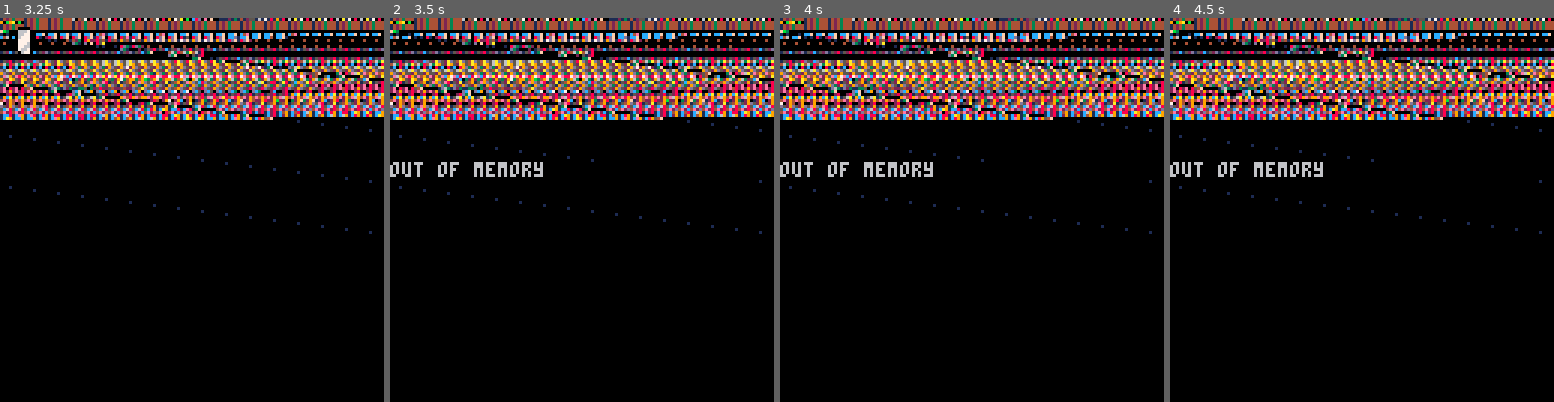
Above: before the commit, frames 1-4 (left to right).
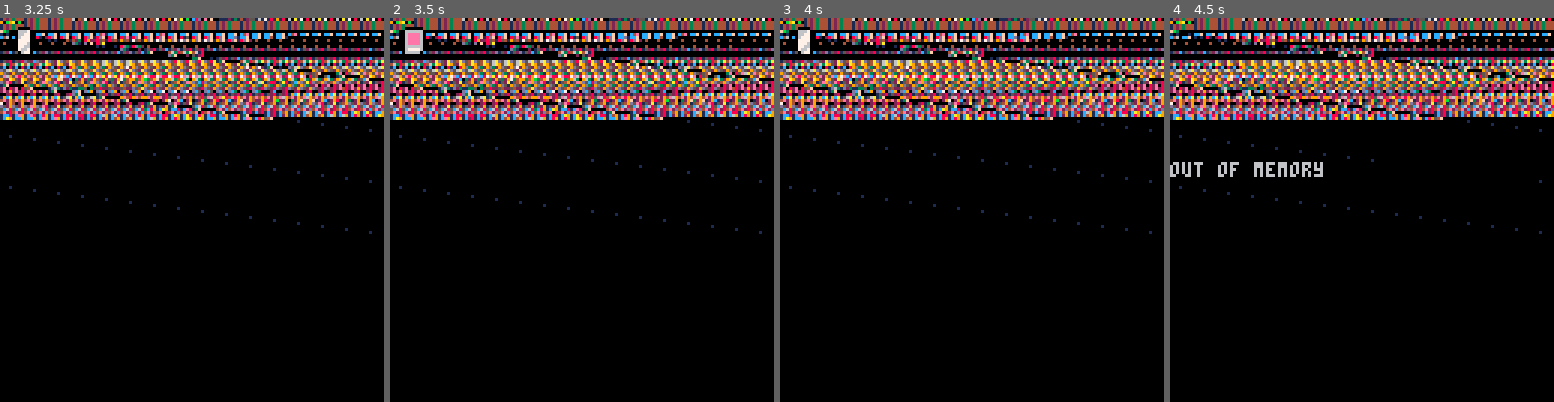
Above: after the commit, the same moments.

Repository: freds72/daggers
Game: PICO-8 cartridge carts/title.p8
Same seed, same stepped clock (60 frames per second), same inputs: the game is played once before the commit and once after it.
Inputs:
- Up to frame 1 (3.25 s): tap X (X key) at 0.33, 1.07, 1.85, 2.97 s; tap O (Z key) at 0.7, 1.7, 2.1, 2.5, 2.9 s; hold Right 1.6-2.1 s; hold Up 2.15-2.42 s; hold Right 2.47-3.03 s; hold Left from 3.08 s (still down)
- Up to frame 2 (3.5 s): keep holding Left; tap O (Z key) at 3.3 s
- Up to frame 3 (4 s): release Left at 3.58 s; hold Down 3.63-3.97 s; tap O (Z key) at 3.7 s
- Up to frame 4 (4.5 s): hold Right from 4.02 s (still down); tap X (X key) at 4.08 s; tap O (Z key) at 4.1 s

Frame 1 is identical in both runs. In frame 2, 1.1% of the frame differs, in the area x 0-91%, y 2-43%; in frame 3, 1.0%; in frame 4, nothing differs.

Commit message:
UPDATE - Add title respawn sfx

Diff:
--- a/carts/title.p8
+++ b/carts/title.p8
@@ -273,8 +273,8 @@
 
 
 __gff__
-004111d7e4fc24d08db44b16eef82df3f3fc95cf2b3123ff721003544e128685d3559880dfcc8e67e1c7bccfba7ad7a69374efa9c7e65fce5ed15b95be962c848484848484848484bcbc380020b3d12f321373609c8ea5e7f2e091f2f28e2cb7f39e0b3d7164e8939977b15d7293c885ffc6e3a5ca50924b38e122210a22492c
-a4288922bc84e36b02c1892a239967b15e549e4427fe373c21332d1249671522210a22492ca4288922bc84e36a6e9cad7167e5dd4fccb627592fe3149ff850e7c1e5abf99207e74288a1f84270115073053b49c6e2f81613333234e24f11e2227ad03929dc9e12fe245b3e4eef6fcc82bd5fbaa7e7324908836dc59c28ca9670
+0562f9091ffc0009f21001049f8382004111d7e4fc24d08db44b16eef82df3f3fc95cf2b3123ff721003544e128685d3559880dfcc8e67e1c7bccfba7ad7a69374efa9c7e65fce5ed15b95be962c848484848484848484bcbc380020b3d12f321373609c8ea5e7f2e091f2f28e2cb7f39e0b3d7164e8939977b15d7293c885ff
+c6e3a5ca50924b38e122210a22492ca4288922bc84e36b02c1892a239967b15e549e4427fe373c21332d1249671522210a22492ca4288922bc84e36a6e9cad7167e5dd4fccb627592fe3149ff850e7c1e5abf99207e74288a1f84270115073053b49c6e2f81613333234e24f11e2227ad03929dc9e12fe245b3e4eef6fcc82bd
 __map__
 fffff87fd77e9ec987722f4411bcaf12ee39ebae979e795e38e1faf1c71cf3cf3d75df9d75d7bdf49f7e0ff7f193bfcadb6dbddb6db6796c5923fff832796db6fb6db6db6db6db6db6db6db6db6dbe7379b7f0b6f57f24e76ef776f1df551f848fc212db24bdb8e3ab6af9afe289bb9394a703948e7e3a4f9642bf0ae27f5df5
 24b7f2fc7af2ee373bf3e7876ea7df8fe7d6abe7bf9af4f163f379f97e1f5ee75bba1d0a1d030a500a5294a528742943a005fcfaae3f1b2fbd753de397ebdde7f3fc6fe5f87e3f87e0fcef7cc7fe793cb6fe75b99d5e4057e43d7e1370ce9c9387e15c18f3ff1274b538579277c715f844efe7e9f9f7f84e79fcbf2e3f3ef89c
@@ -289,151 +289,151 @@
 009090909090999f068eacfdb4daf757ede3f1e293993ae3f392cfc3a4a92259d7e2924912449920ee77d68fc3f084848431212121212121010939f14ed4d38fb9fca12bf171fffed71e4afffff8d85ffef9f83ae37e36f1f8db6db6db6db6dbadb6db6dbf95b6db5d493cbe47fff3e7d35eb8eaf3cf16dddf56dd6dd6deadb6
 db6de7f1d78b6eb6df6db6de3f0bdf7ecf3bdefe7f8446f6efacfbe38fa7a8fc7a7e55f857e523f17e339e7bfc9bde7cf6ee679cd9f8fb44ef9f6bf10b1f9af2e3988be7df9113efc9d71dfe56abf6e72713f175d7ddde7f1f3af53f2927c9093f357e10a89e7e71f8ba9f873f8a71277f814eadfcff21f9ac8854ea75654893
 bafca05e78eaf3cf93f3fbce3be7f047dd7e7d71c2f18755cf7bf1b254874f389f978e5cfe1370b39eedaf2dfa0658e7a64bdc709ca88e7a7e3672543b4713f3a73a7bef3ce55bdc59f954f15c47e79a4ee54d3af8eebc024fc3d93b53f34a927ca49f9a953f32f339e3beea5adef92bbe6cebae85f49c9a9393f3c3a1f90743
-b0ea9f41d0e83a144828909c98483a00a27260c084e9e3abf84bc6939efa938e5cfe6e3a6e97fffa4eba95fffff1b0ffffc8fffff87fffe76fd0508d815e26af37bdc22a7355539aaa9ffd77139eaf6e1c71c5e1c38e38bc3871c717878bbdbf3f0ebf1bf93f31f9ceff37e6fc97f07ffb9f9bf27cfcd3ce1f9ee6f0e1c71c5e
-1c38e38bc3871c717872fcdcbf36f7c3efb8be7abff81485aa52de379e3e3e3a05052114109ff8059012487fffffd71f66e2b82ffffef5ddc963f25fc245922c91658b2c7524df8f1578e22c91648ea49c716ae91648b245922c91d4936b5748b247524dad5d22c91648b245922c91d49f96f5528d3dee6fc1f97e016920dcbf
-2fc20f8fc3f1204312afe2a842423f34fc87e6215cde4e2708e3ff0378d6edc87b51d3bebbe57e8dc77f5e3cb5f970296bf2fc052979b7f10ea4e788481532424242424242424242424200490edf96fc257abc73386ce3fffda72e4b7f1aebf2fcb5b79e39484848484848484848484848484848487ffab7b2c7ce39fc2f3167
-516751668b2459a2cd1668b245922c91648b3459a2cd1648fffe3c93f2b6dbc5b78b6eb6eb6eb6eb6f16db6db6db6dd6de3bfaedad963b88ebf0bf57b38ef13254ffff3a9ceb6fe0ee2e92bffff69ce9f8d4fffff84a5e39b6f16de6dbc5b6db78b6f16de2db6db6db6db6dbc5b78b6f16dbade2dbf85b6dbddb6db6db7f1b6d
-b6db6db6db6db6f56db7f2df838b7d9c5b86e2554a95ef45294a56afa963de773e5d5dd75d3df9be755df8f4cfcbf29d5ef6dad3f33577ffd6cfce71bafcff1e394afc2bf0ae3a295f7edf95fc57afca6eff16ebf069df9a3df8ffd5bf2f3f1f63be9d55aefa73ff9ff2e5d79f8cef9ebf19cf55ae394fd9cff713e6eda9fb94
-fcbf5bcedcf4be5fc37778953afc93c89dd93af3924fcff291647923d6f88857e75efd3f15734e5d7cebe75f9b975e6dd4fa3f0f6f84ee7e5f871ef2f2af4e6bc4fc385fce54ee5700fc2be393d5e7af2474e49f87b249c5795cc4f9c7e049f88fc4e1cfe229f75ddb6f5389cb8eafe3bb4dc49f8f7104f675e5e7f1eeef4c75
-27df82de7c5d32fe6fca2ce78b6efc25fcf64ed24f3073675ec7363d8eede016713971cfef6fb3cdf8efc399af75f873e443424ef88eb274e694f61cb8f9ed990c475e6fbaef729c3b8d5da735d3f2f6f5c7cbd71f36fbb477271964fc25f38e5338dc77cfe35c54ae218a7c7e66bf96bc5bf8fe3639a7451f970edc275eedb7
-0ebafc385fc3f197aa5f89c9cf5c693f2e24fc6faebe75e671c2a56fc2ee7aa00000000024271cae871cc746e670fc9d7e6bf2f93bed7a272e7f3ec9090909090909090909090953f39f94fcfc93eb77e55336e3f295a38d1d9ac8a40f0fc2cfc11ab52b4bf973c4734a5294a52bba52957dfcba9bdf7cbcdfce5736b7d23f3a
-e1a797b8d5f998e4e0d6fbd6357e7673638c91cd6af6b596c775d9d9b8044fe25a9df8e6cf3ee63bdcdfcbdfc5dbabe59c5fc2bae9e3993f2f6c72b3823f08e28964964b27e20fc6cf272fc6d220fc24382608484848484ef275275679cd8d24fcbf164eb8939bfffde7abd29dcfcbf0bd6fc3cbd764ef37bf9ce6bcabf15295
-3f34a953a2a5294a5294b1e2f5de449382b889cf0fd3d9ce9c772ed1f9f17d9cf75dc73d4e78a49cb979893b57525fc7a3d99d121ccc8dd93d13ce79b6b9e3be35ed9f87724d2a477d3f0c43a7e1210edf9e24a93a922429d3624ae5cd7767723aae6be7e16dbbd9d4b372bd27e69f99fffcf1279d4cfffff8d87ffffc6c3fff
-fe361fffff1b0fffff8d87ffffc6c3ffffe361fffff1b0fffff8d87ffffc6c3ffffe361fffff1b0fffff8d87ffffc6c3ffffe361fffff1b0fffff8d87ffffc6c3ffffe361fffff1b0fffff8d87ffffc6c3ffffe361fffff1b0fffff8d87ffffc6c3ffffe361fffff1b0fffff8d87ffffc6c3ffffe361fffff1b0fffff8d87fff
-fc6c3ffffe3614fffff87fffe76fd07090c3b5da166afdfba5ce2f16335d79e1d4e38e2f1c3a9c71c5e387538e38bc70ea7535d5d4e79e2f1c3a9ccd7aaea7735f2b89a7bebae67d7efc23be39eef1c4e1fb749bf192f0b6ceb707e7c71c71b8ee73cf3cefcb82ad4931cb97e0edcfe4f84e4f84eff07e5bf173d387e73f24fb
-f159f9be7e1c74feeebde7e53a7e33f29c71af4e605ebc7c9ef6fcf95748e9f2ba2afb3907e2bece5d7e37f2e38fc0752783a3f35fc8e6371c76eb9fc3691dd922799cfcfbd7e0e7f1f6757b50720e34287617a7e34a706850a7053f12aef0e682f2048217902410bc8120804783ffd71f9fe7cf3dd7e275ffffbcfb8f25edf2
-fe322c91648b247ef24e2db6db6db6dabf9c8b245922c91648b2400000000000000000000009f1098deafe6f16f9f9af9e7e2ead70f3baf5d75d516733a6df83ab7c77e74b69cf3c475cbfff8800000000000000074fc6cebf28f0fc9dfbb9e79fcc9bf07e3f8b77f8fe5f273f884796744f9c27fff76fdc711c4afcfe4e7b97
-f0fc7f12af123f792736db6db6db6d5e645922c91648b2459200000000000000000000003801c1ecb7bef9b3b12123bcfcb99f77277f21212121213ff11f0000002fff255fc78fc5c5792274e5f8f4ef99f7e1ff9a93fff1d71f8f71d87efe5f3b6e9df3c7e1f8cfc9c7bdab9f543e7e5a89f95fc9d7befb0349387e1f97e77d
-df859bdb64fcd2121212121212121212121210dd70e850af00e6c5e7bfc78fbcfc77e1cb971f6f739b53f04eaf52fe5c55fcef49f9a2c37ebf8f7bf1927727e3cc9268bf87e55924ba6b20ab8e787738baa72ee4e7af67e3275bee39fcf839fc3f1dc3f29c766e86afcfb9efbd73ef76d490a913875ffd13a65f09c6d668fc5b
-4bf9ceadb30fcab6769c5b12f17a7327d7e4bc5a9c75ff9bdf7af2df39b7ce6deeef3f2f2d9ddae139bef5ff825fbab7eeedeeda9c71c75678fa76963896792d9a92752d61f8573cbc4e2da4bc2b59fd5a97af3abc7b3f3fc3cdf8f32696cd1ace3e71661f85387296da59cad4b39b55cc8e178bdee39b49e58ee71f7bf833cf
-7f15f7aabc24f5cf1d7e7f9db7e6ad1f8eae36bf979d792474d2716488e891127bf8b8ffd8a9d2ce3d30ae13db96bf0afaf07bbf391eaf5ca87e2fdbf1b6eb6eb6ebf85e7e5922cfce2c9167e11648b3f08b2459f845922cfc22c91677167e71f9cae5efe7f9df9f4b232fdd01c55d27ddf1a2c622bdaeebf0ae4fcd7f1fc3e9
-05fc38fce417f32417c241782417f1b6417b17f124789f968fcdf8fde7e77f0bf8cef5e3113dfc7893de7aebeba6d78f7f158a4d1f972e3abc79ef1670fea49cc8e53f247e29e5d7f2e2bae2b7e6edc470b978ea694713dfcb97e5d3eedbf641f1c2f49d374b39a89f83713497a443b97f0562f9091ffc0009f21001049f8382
-…(129 lines of a section not shown)…
+b0ea9f41d0e83a144828909c98483a00a27260c084e9e3abf84bc6939efa938e5cfe6e3a6e97fffa4eb4a42fe9e4fcafe6e5f9a3397fffdafe17f3f1d1effffbc0fffff87fffe76fd0508d815e26af37bdc22a7355539aaa9ffd77139eaf6e1c71c5e1c38e38bc3871c717878bbdbf3f0ebf1bf93f31f9ceff37e6fc97f07ffb
+9f9bf27cfcd3ce1f9ee6f0e1c71c5e1c38e38bc3871c717872fcdcbf36f7c3efb8be7abff81485aa52de379e3e3e3a05052114109ff8059012487fffffd71f66e2b82ffffef5ddc963f25fc245922c91658b2c7524df8f1578e22c91648ea49c716ae91648b245922c91d4936b5748b247524dad5d22c91648b245922c91d49f
+96f5528d3dee6fc1f97e016920dcbf2fc20f8fc3f1204312afe2a842423f34fc87e6215cde4e2708e3ff0378d6edc87b51d3bebbe57e8dc77f5e3cb5f970296bf2fc052979b7f10ea4e788481532424242424242424242424200490edf96fc257abc73386ce3fffda72e4b7f1aebf2fcb5b79e39484848484848484848484848
+484848487ffab7b2c7ce39fc2f3167516751668b2459a2cd1668b245922c91648b3459a2cd1648fffe3c93f2b6dbc5b78b6eb6eb6eb6eb6f16db6db6db6dd6de3bfaedad963b88ebf0bf57b38ef13254ffff3a9ceb6fe0ee2e92bffff69ce9f8d4fffff84a5e39b6f16de6dbc5b6db78b6f16de2db6db6db6db6dbc5b78b6f16
+dbade2dbf85b6dbddb6db6db7f1b6db6db6db6db6db6f56db7f2df838b7d9c5b86e2554a95ef45294a56afa963de773e5d5dd75d3df9be755df8f4cfcbf29d5ef6dad3f33577ffd6cfce71bafcff1e394afc2bf0ae3a295f7edf95fc57afca6eff16ebf069df9a3df8ffd5bf2f3f1f63be9d55aefa73ff9ff2e5d79f8cef9ebf
+19cf55ae394fd9cff713e6eda9fb94fcbf5bcedcf4be5fc37778953afc93c89dd93af3924fcff291647923d6f88857e75efd3f15734e5d7cebe75f9b975e6dd4fa3f0f6f84ee7e5f871ef2f2af4e6bc4fc385fce54ee5700fc2be393d5e7af2474e49f87b249c5795cc4f9c7e049f88fc4e1cfe229f75ddb6f5389cb8eafe3bb
+4dc49f8f7104f675e5e7f1eeef4c7527df82de7c5d32fe6fca2ce78b6efc25fcf64ed24f3073675ec7363d8eede016713971cfef6fb3cdf8efc399af75f873e443424ef88eb274e694f61cb8f9ed990c475e6fbaef729c3b8d5da735d3f2f6f5c7cbd71f36fbb477271964fc25f38e5338dc77cfe35c54ae218a7c7e66bf96bc
+5bf8fe3639a7451f970edc275eedb70ebafc385fc3f197aa5f89c9cf5c693f2e24fc6faebe75e671c2a56fc2ee7aa00000000024271cae871cc746e670fc9d7e6bf2f93bed7a272e7f3ec9090909090909090909090953f39f94fcfc93eb77e55336e3f295a38d1d9ac8a40f0fc2cfc11ab52b4bf973c4734a5294a52bba5295
+7dfcba9bdf7cbcdfce5736b7d23f3ae1a797b8d5f998e4e0d6fbd6357e7673638c91cd6af6b596c775d9d9b8044fe25a9df8e6cf3ee63bdcdfcbdfc5dbabe59c5fc2bae9e3993f2f6c72b3823f08e28964964b27e20fc6cf272fc6d220fc24382608484848484ef275275679cd8d24fcbf164eb8939bfffde7abd29dcfcbf0bd
+6fc3cbd764ef37bf9ce6bcabf152953f34a953a2a5294a5294b1e2f5de449382b889cf0fd3d9ce9c772ed1f9f17d9cf75dc73d4e78a49cb979893b57525fc7a3d99d121ccc8dd93d13ce79b6b9e3be35ed9f87724d2a477d3f0c43a7e1210edf9e24a93a922429d3624ae5cd7767723aae6be7e16dbbd9d4b372bd27e69f99ff
+fcf1279d4cfffff8d87ffffc6c3ffffe361fffff1b0fffff8d87ffffc6c3ffffe361fffff1b0fffff8d87ffffc6c3ffffe361fffff1b0fffff8d87ffffc6c3ffffe361fffff1b0fffff8d87ffffc6c3ffffe361fffff1b0fffff8d87ffffc6c3ffffe361fffff1b0fffff8d87ffffc6c3ffffe361fffff1b0fffff8d87ffffc6
+c3ffffe361fffff1b0fffff8d87ffffc6c3ffffe3614fffff87fffe76fd07090c3b5da166afdfba5ce2f16335d79e1d4e38e2f1c3a9c71c5e387538e38bc70ea7535d5d4e79e2f1c3a9ccd7aaea7735f2b89a7bebae67d7efc23be39eef1c4e1fb749bf192f0b6ceb707e7c71c71b8ee73cf3cefcb82ad4931cb97e0edcfe4f8
+4e4f84eff07e5bf173d387e73f24fbf159f9be7e1c74feeebde7e53a7e33f29c71af4e605ebc7c9ef6fcf95748e9f2ba2afb3907e2bece5d7e37f2e38fc0752783a3f35fc8e6371c76eb9fc3691dd922799cfcfbd7e0e7f1f6757b50720e34287617a7e34a706850a7053f12aef0e682f2048217902410bc8120804783ffd71f
+9fe7cf3dd7e275ffffbcfb8f25edf2fe322c91648b247ef24e2db6db6db6dabf9c8b245922c91648b2400000000000000000000009f1098deafe6f16f9f9af9e7e2ead70f3baf5d75d516733a6df83ab7c77e74b69cf3c475cbfff8800000000000000074fc6cebf28f0fc9dfbb9e79fcc9bf07e3f8b77f8fe5f273f88479674
+4f9c27fff76fdc711c4afcfe4e7b97f0fc7f12af123f792736db6db6db6d5e645922c91648b2459200000000000000000000003801c1ecb7bef9b3b12123bcfcb99f77277f21212121213ff11f0000002fff255fc78fc5c5792274e5f8f4ef99f7e1ff9a93fff1d71f8f71d87efe5f3b6e9df3c7e1f8cfc9c7bdab9f543e7e5a
+89f95fc9d7befb0349387e1f97e77ddf859bdb64fcd2121212121212121212121210dd70e850af00e6c5e7bfc78fbcfc77e1cb971f6f739b53f04eaf52fe5c55fcef49f9a2c37ebf8f7bf1927727e3cc9268bf87e55924ba6b20ab8e787738baa72ee4e7af67e3275bee39fcf839fc3f1dc3f29c766e86afcfb9efbd73ef76d4
+90a913875ffd13a65f09c6d668fc5b4bf9ceadb30fcab6769c5b12f17a7327d7e4bc5a9c75ff9bdf7af2df39b7ce6deeef3f2f2d9ddae139bef5ff825fbab7eeedeeda9c71c75678fa76963896792d9a92752d61f8573cbc4e2da4bc2b59fd5a97af3abc7b3f3fc3cdf8f32696cd1ace3e71661f85387296da59cad4b39b55cc
+8e178bdee39b49e58ee71f7bf833cf7f15f7aabc24f5cf1d7e7f9db7e6ad1f8eae36bf979d792474d2716488e891127bf8b8ffd8a9d2ce3d30ae13db96bf0afaf07bbf391eaf5ca87e2fdbf1b6eb6eb6ebf85e7e5922cfce2c9167e11648b3f08b2459f845922cfc22c91677167e71f9cae5efe7f9df9f4b232fdd01c55d27dd
+f1a2c622bdaeebf0ae4fcd7f1fc3e905fc38fce417f32417c241782417f1b6417b17f124789f968fcdf8fde7e77f0bf8cef5e3113dfc7893de7aebeba6d78f7f158a4d1f972e3abc79ef1670fea49cc8e53f247e29e5d7f2e2bae2b7e6edc470b978ea694713dfcb97e5d3eedbf641f1c2f49d374b39a89f83713497a443b97f
+…(129 lines of a section not shown)…
Not shown, changed: the sound effects (__sfx__) section of audio/daggercollect.p8
Not shown, changed: carts/memory.txt
Not shown, changed: the music (__music__) section of carts/title.p8
Not shown, changed: the sound effects (__sfx__) section of carts/title.p8
Not shown, changed: carts/titleaudio.p8l
